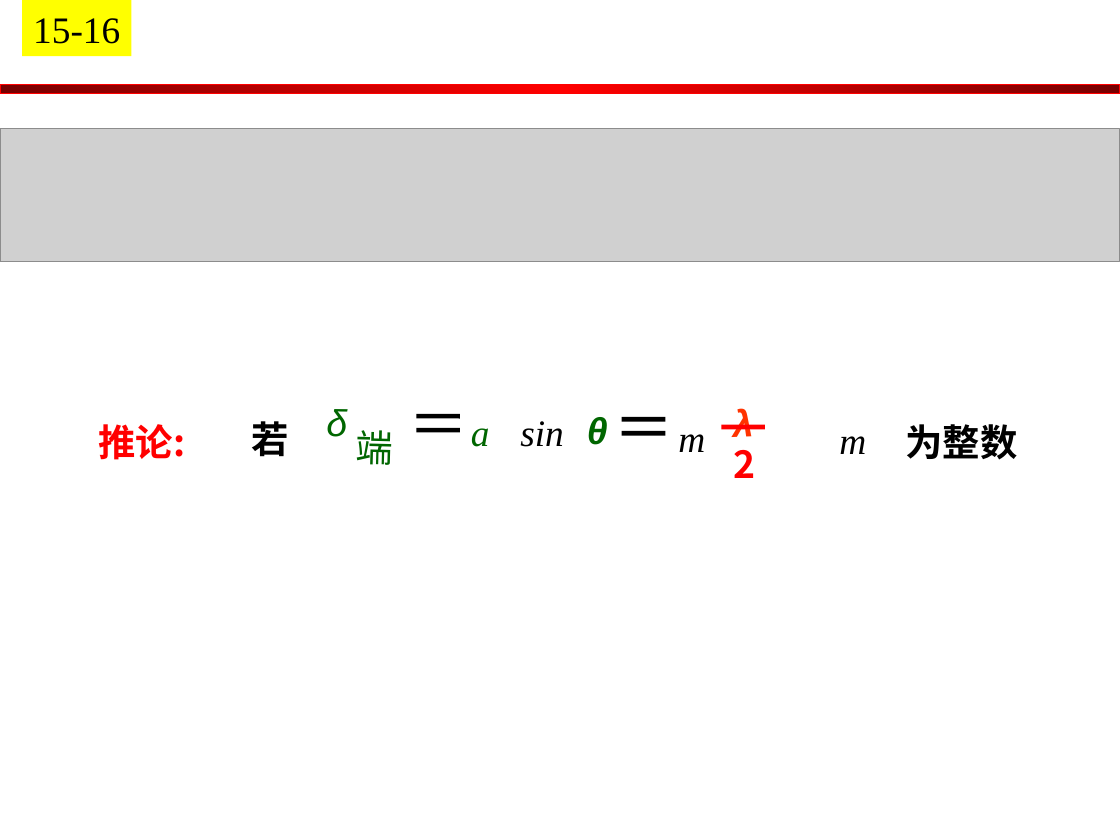
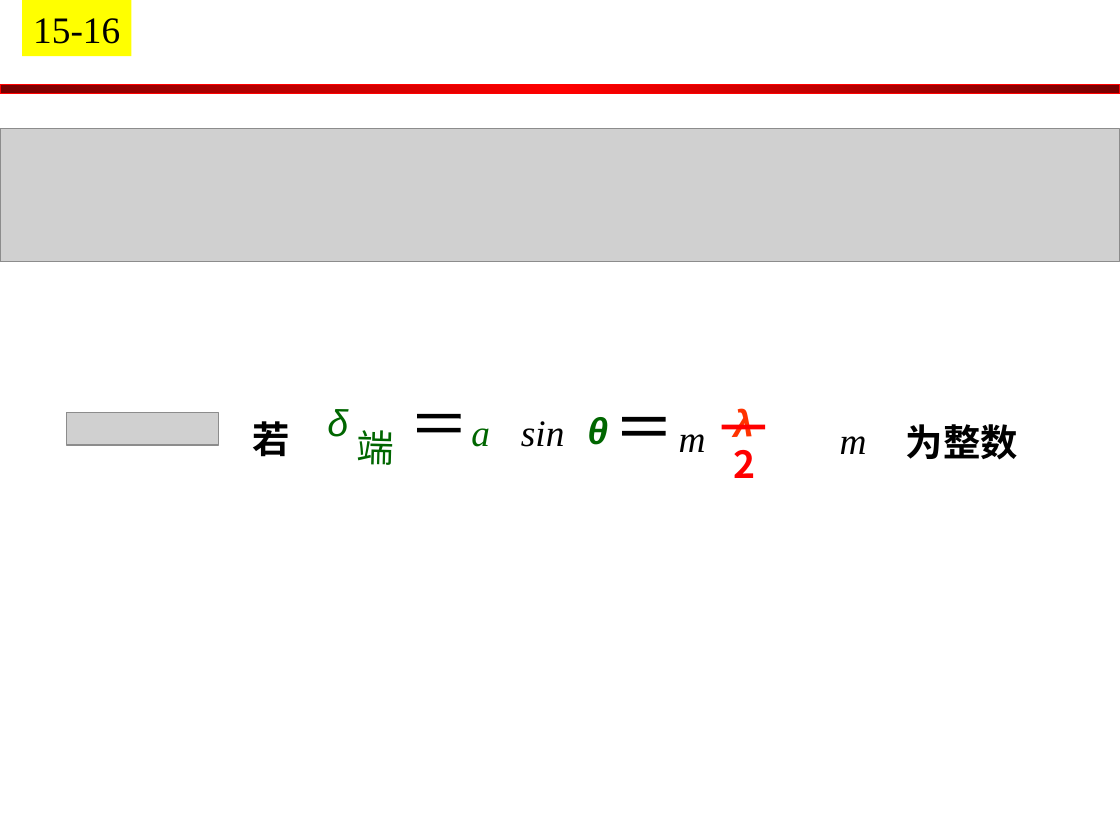
Before and after one commit to Equationzhao/USTB-Course-materials, a slide deck: slide 12 of 大物/光学20211222.ppt. Drawn at 1120x840 pixels with LibreOffice and Linux fonts; fonts in the diff are those of the drawing; grey boxes stand for pictures. Boxes give left, top, right and bottom in pixels: in the first picture for what was removed or moved away, otherwise in the second. Text is boxed around its words. In the diff, an @@ line names an element or a change of style, - is before the commit and + after.

```diff
--- a/大物/光学20211222.ppt
+++ b/大物/光学20211222.ppt
@@ picture added at (66, 412, 218, 445) @@
@@ text removed at (98, 424, 185, 460) @@
-推论:
```
Also in this commit, not shown: 8 other slides changed, 23 other files.
